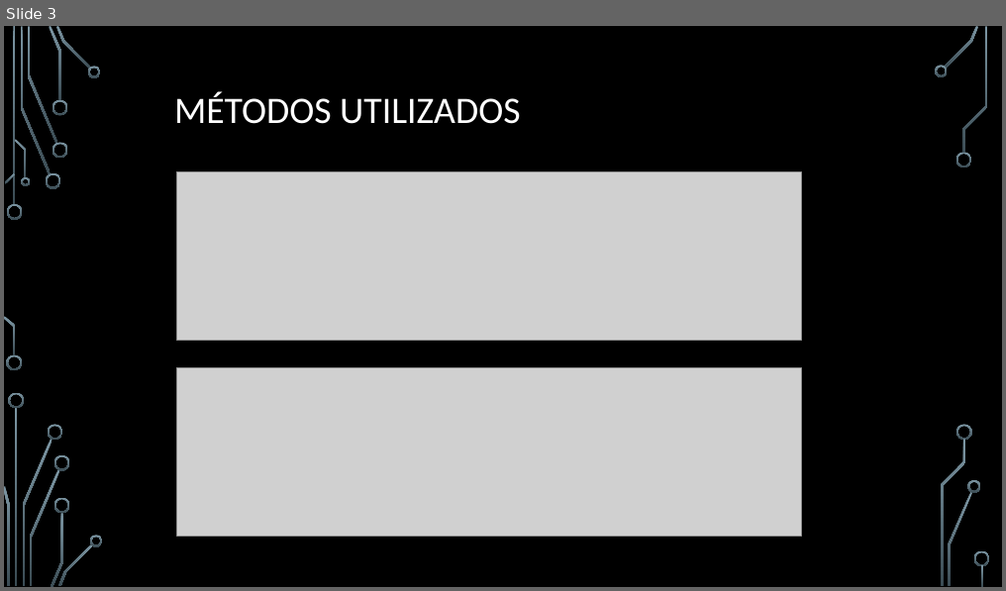
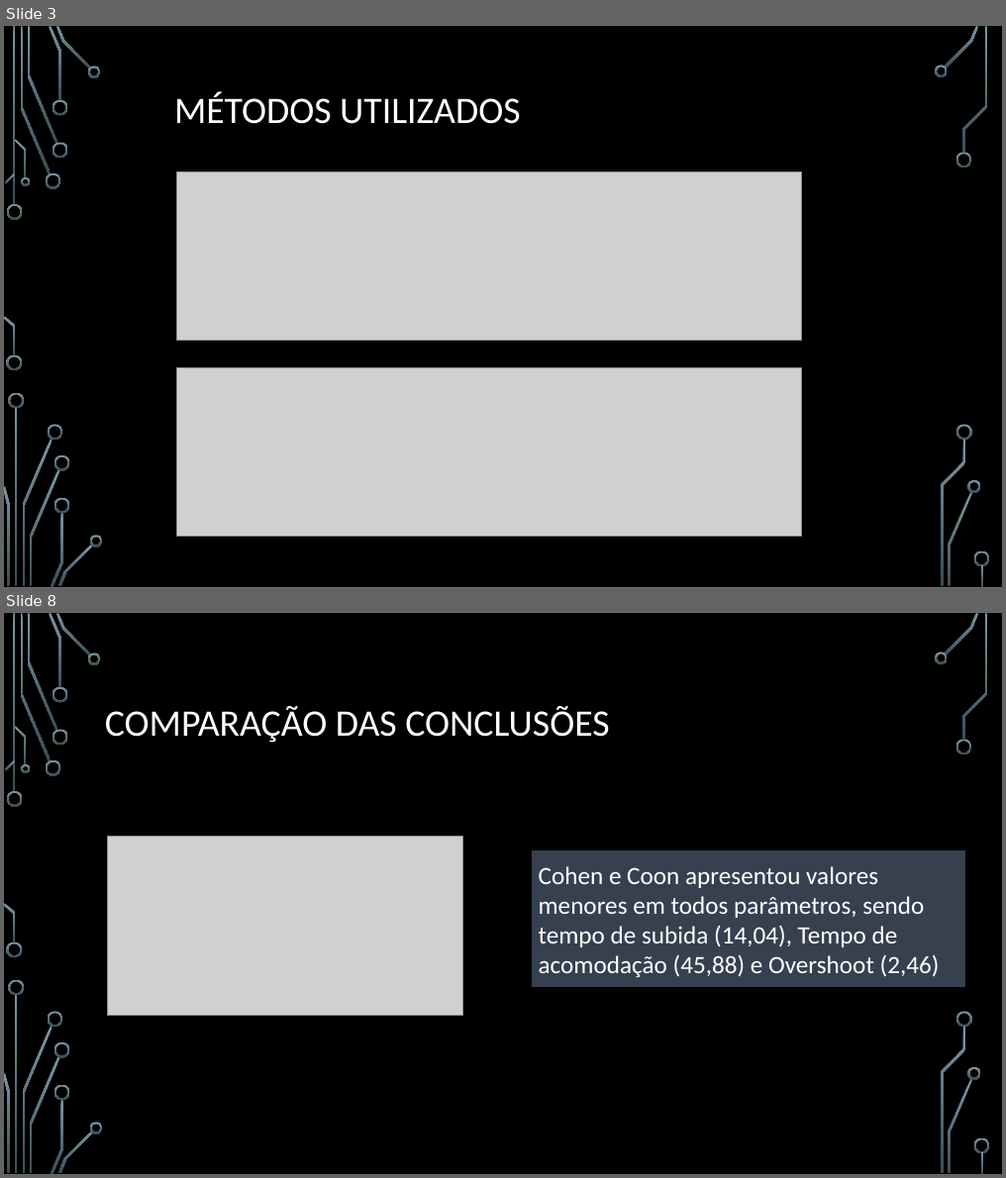
Before and after one commit to MathCarv/C213, a slide deck: documents/Trabalho de Sistemas Embarcados (C213).pptx. Shown one above the other, each under a label of ours: slide 3 before the commit, slides 3 and 8 after it; the slides between them are not shown. The pictures are 1006x591 and 1006x1178 pixels, drawn with LibreOffice and Linux fonts; fonts in the diff are those of the drawing; grey boxes stand for pictures; background and template pictures are left out. Boxes give left, top, right and bottom in pixels: in the first picture for what was removed or moved away, otherwise in the second. Text is boxed around its words. In the diff, an @@ line names an element or a change of style, - is before the commit and + after.

```diff
--- a/documents/Trabalho de Sistemas Embarcados (C213).pptx
+++ b/documents/Trabalho de Sistemas Embarcados (C213).pptx
@@ slide 8 added at <box>4,613,1002,1174</box>, background picture (left out); not listed: 36 template elements that a slide beside it also shows @@
@@ title added at <box>105,706,609,743</box>, 36 pt, text #FFFFFF @@
+COMPARAÇÃO DAS CONCLUSÕES
@@ picture added at <box>107,836,463,1016</box> @@
@@ rectangle added at <box>531,850,966,988</box>, fill #36404F, outline #000000 1.25 pt @@
@@ text added at <box>539,866,940,977</box>, 24 pt, text #FFFFFF @@
+Cohen e Coon apresentou valores menores em todos parâmetros, sendo tempo de subida (14,04), Tempo de acomodação (45,88) e Overshoot (2,46)
```
Also in this commit, not shown: 9 other slides added, 1 slide removed, 9 other files.
